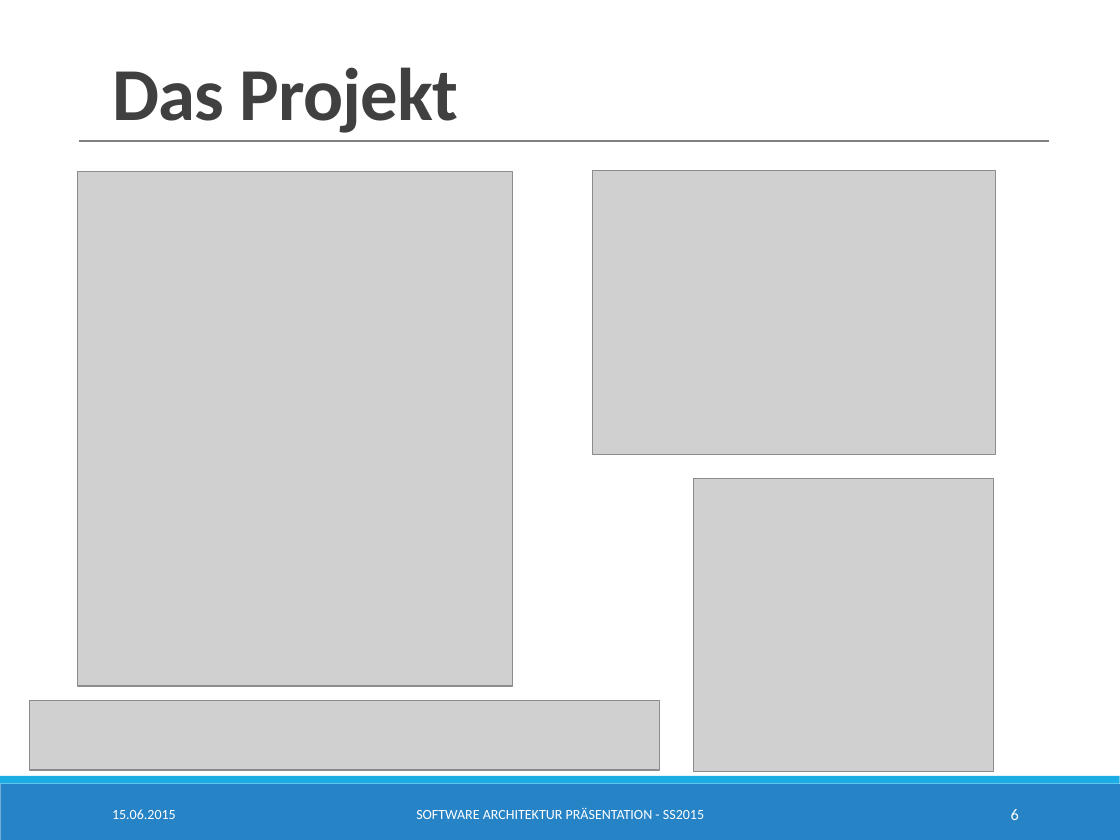
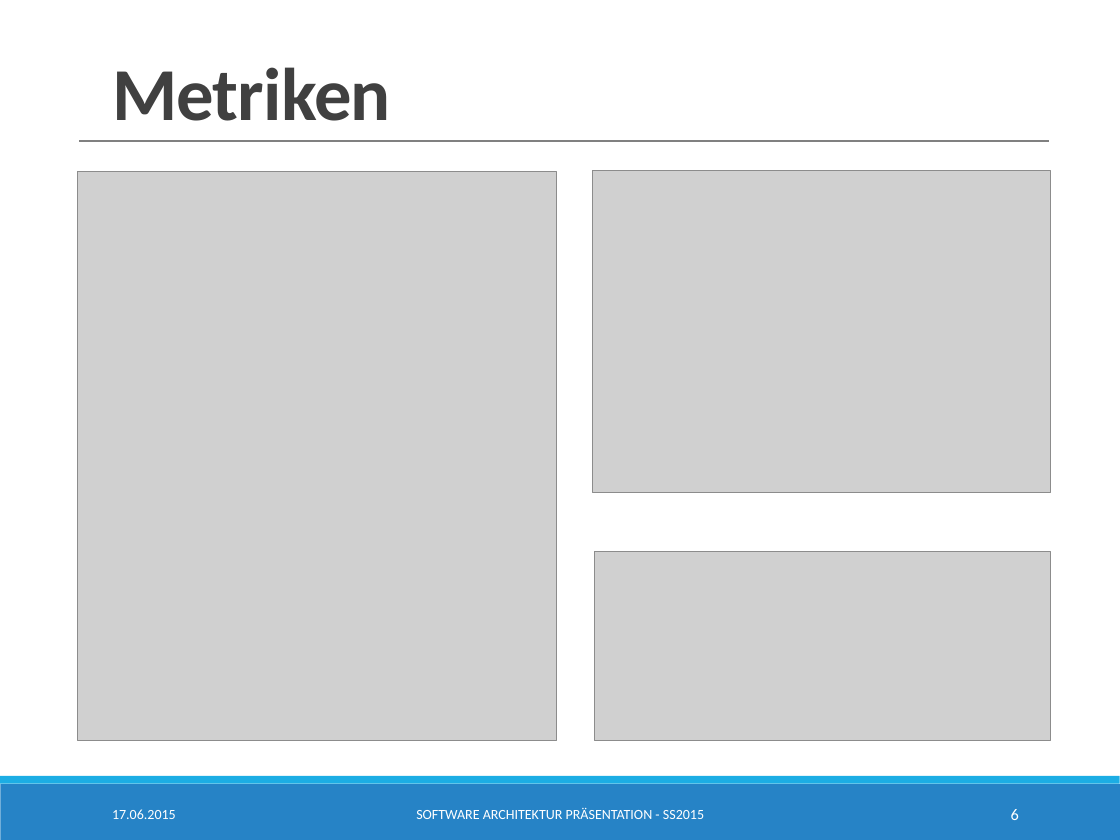
Before and after one commit to SimonBraun/de.htwg.se.mastermind, a slide deck: slide 6 of de.htwg.se.mastermind/Presentation.pptx. Drawn at 1120x840 pixels with LibreOffice and Linux fonts; fonts in the diff are those of the drawing; grey boxes stand for pictures. Boxes give left, top, right and bottom in pixels: in the first picture for what was removed or moved away, otherwise in the second. Text is boxed around its words. In the diff, an @@ line names an element or a change of style, - is before the commit and + after.

```diff
--- a/de.htwg.se.mastermind/Presentation.pptx
+++ b/de.htwg.se.mastermind/Presentation.pptx
@@ title at <box>112,67,391,121</box>: text changed @@
-Das Projekt
+Metriken
@@ picture: place and size @@
-picture at <box>77,172,513,687</box>
+picture at <box>77,172,557,740</box>
@@ picture: place and size @@
-picture at <box>592,171,996,455</box>
+picture at <box>592,170,1051,493</box>
@@ picture removed at <box>693,478,993,772</box> @@
@@ picture added at <box>595,551,1051,740</box> @@
@@ picture removed at <box>29,700,659,769</box> @@
@@ text at <box>112,809,176,819</box>: text changed @@
-15.06.2015
+17.06.2015
```
Also in this commit, not shown: 11 other slides changed, 8 other files.
